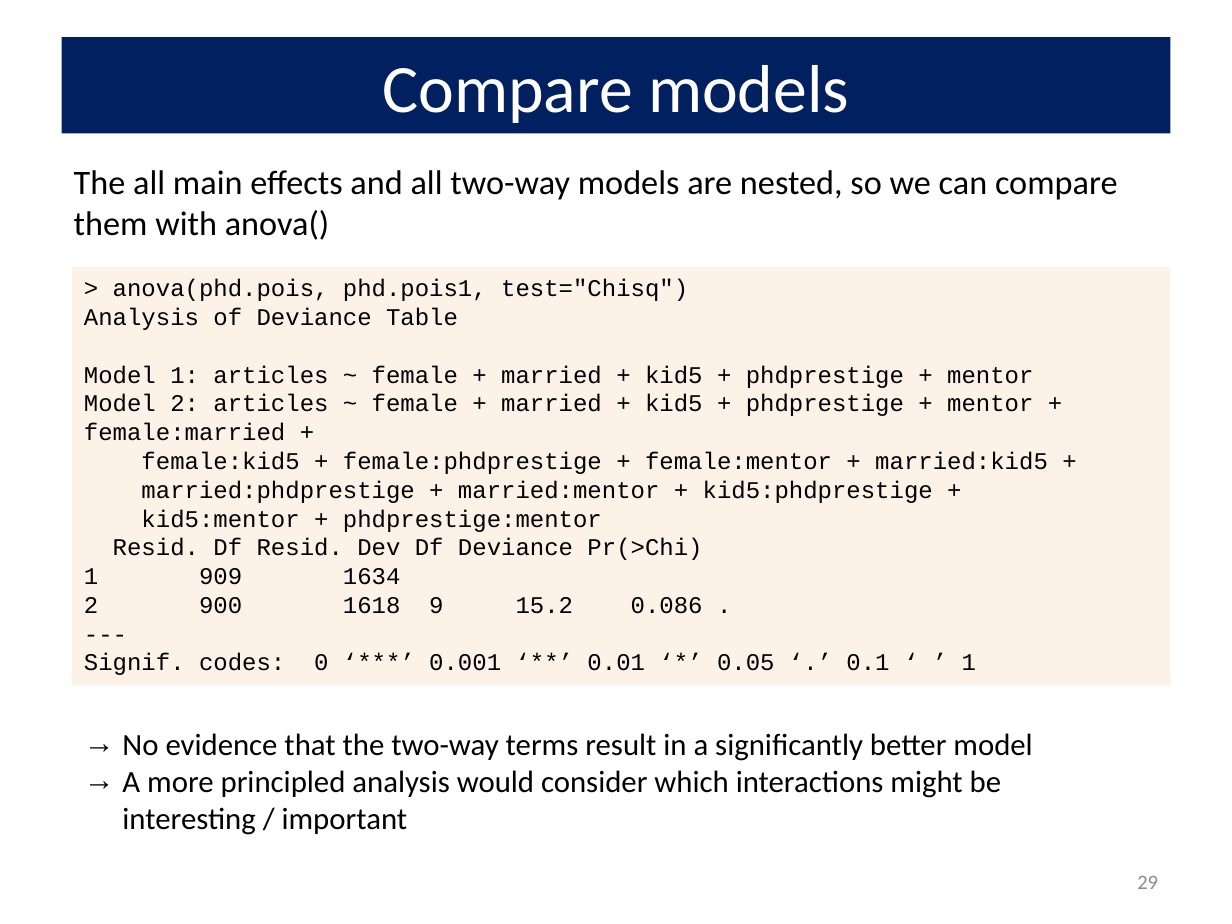
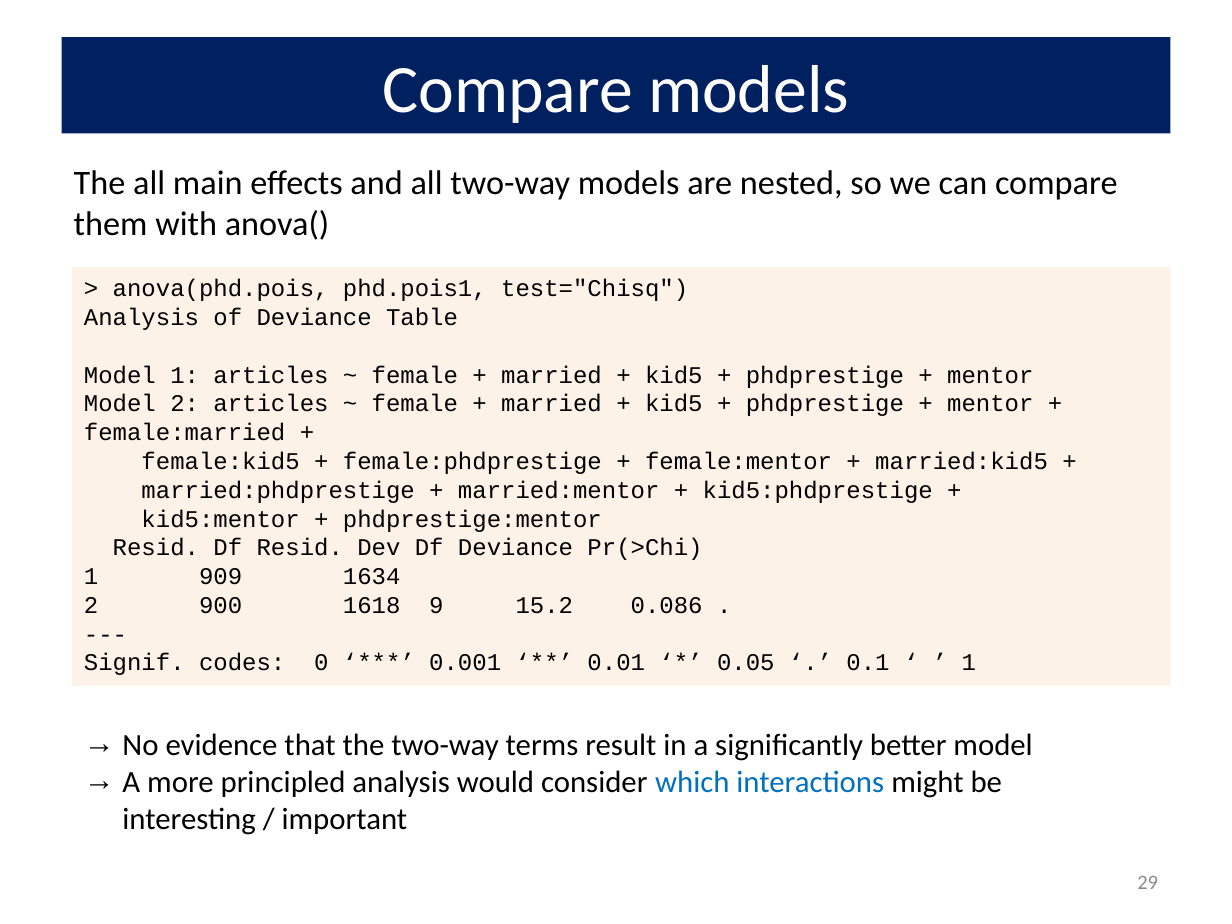
Before and after one commit to friendly/psy6136, a slide deck: slide 29 of docs/lectures/09-CountData.pptx. Drawn at 1232x924 pixels with LibreOffice and Linux fonts; fonts in the diff are those of the drawing. Boxes give left, top, right and bottom in pixels: in the first picture for what was removed or moved away, otherwise in the second. Text is boxed around its words. In the diff, an @@ line names an element or a change of style, - is before the commit and + after.

```diff
--- a/docs/lectures/09-CountData.pptx
+++ b/docs/lectures/09-CountData.pptx
@@ text at <box>122,770,1002,835</box>: text colour #000000 to #0070C0 in "which interactions" @@
```
Also in this commit, not shown: 6 other slides changed, 11 other files.
